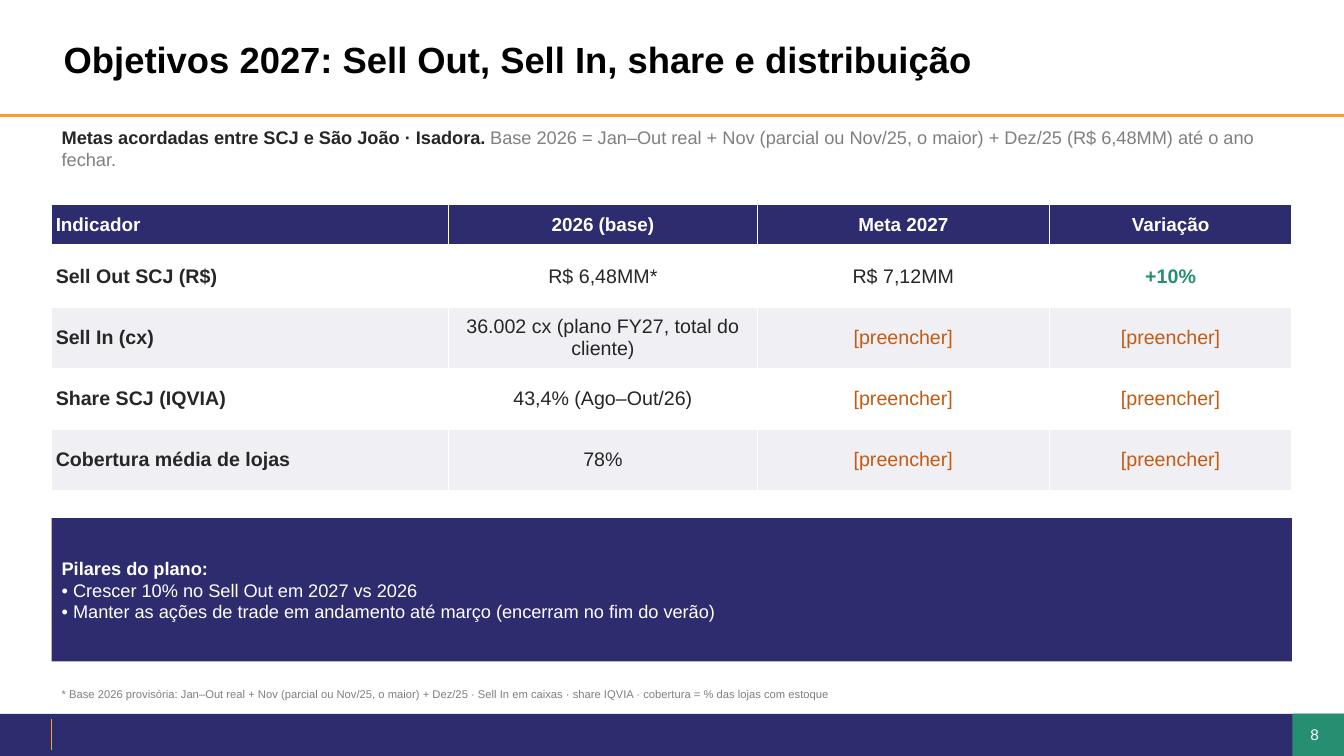
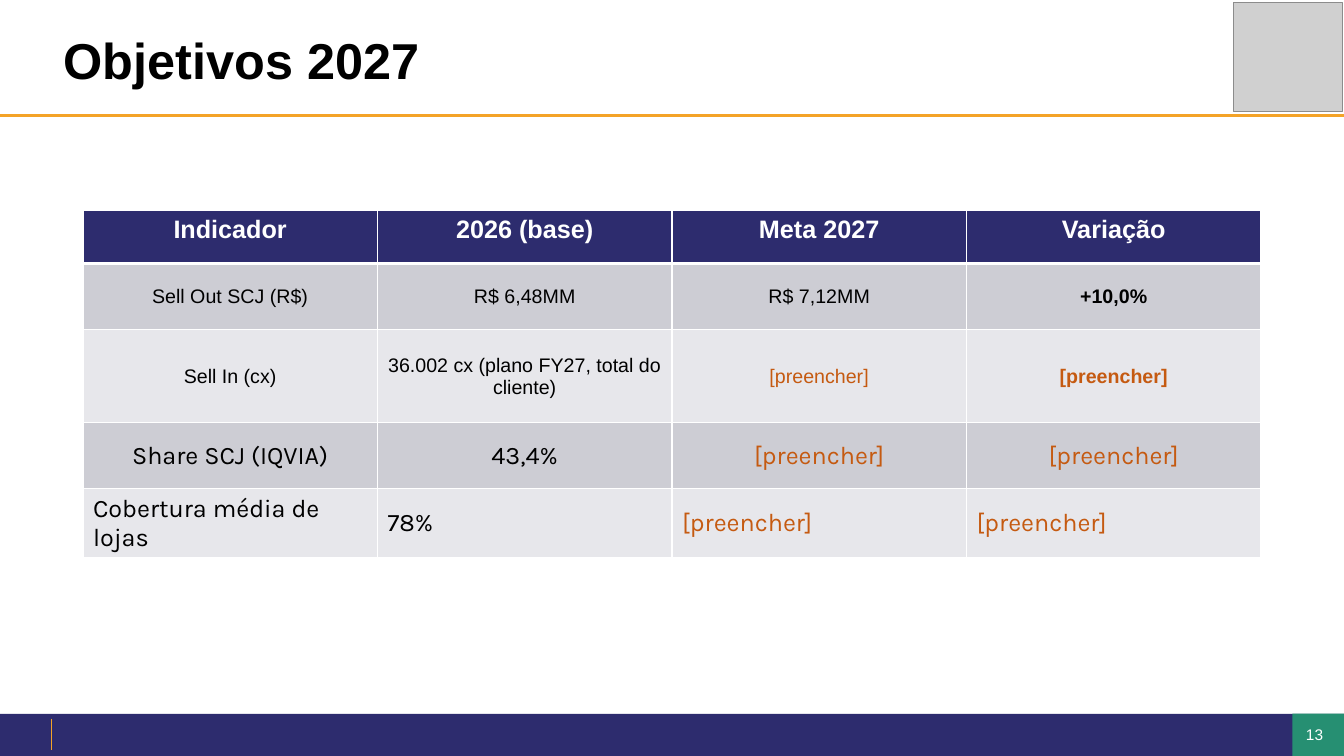
Before and after one commit to giovanoanjos27-del/Dashboard-Farma-sul, a slide deck: slide 13 of jbp/JBP2027_SaoJoao_Isadora.pptx (slide 8 before the commit). Drawn at 1344x756 pixels with LibreOffice and Linux fonts; fonts in the diff are those of the drawing; grey boxes stand for pictures; background and template pictures are left out. Boxes give left, top, right and bottom in pixels: in the first picture for what was removed or moved away, otherwise in the second. Text is boxed around its words. In the diff, an @@ line names an element or a change of style, - is before the commit and + after.

```diff
--- a/jbp/JBP2027_SaoJoao_Isadora.pptx
+++ b/jbp/JBP2027_SaoJoao_Isadora.pptx
@@ rectangle added at (1177,11,1324,104), fill #FFFFFF @@
@@ picture added at (1234,3,1343,112) @@
@@ title at (64,42,419,89): text changed; size 26 to 36 pt @@
-Objetivos 2027: Sell Out, Sell In, share e distribuição
+Objetivos 2027
@@ text removed at (62,130,1253,166) @@
-Metas acordadas entre SCJ e São João · Isadora. Base 2026 = Jan–Out real + Nov (parcial ou Nov/25, o maior) + Dez/25 (R$ 6,48MM) até o ano fechar.
@@ table at (83,211,1260,558) @@
-row 2, column 2: R$ 6,48MM*
+row 2, column 2: R$ 6,48MM
-row 2, column 4: +10%
+row 2, column 4: +10,0%
-row 4, column 2: 43,4% (Ago–Out/26)
+row 4, column 2: 43,4%
@@ fill #FFFFFF to #CDCDD5 in 8 cells @@
@@ fill #EFEFF4 to #E8E8EB in 8 cells @@
@@ size 13.5 to 18 pt in "Indicador", "2026 (base)", "Meta 2027", "Variação" @@
@@ text colour #262626 to #000000 in "Sell Out SCJ (R$)", "R$ 7,12MM", "Sell In (cx)", "36.002 cx (plano FY27, total do cliente)" and 3 more places @@
@@ bold off in "Sell Out SCJ (R$)", "Sell In (cx)", "Share SCJ (IQVIA)", "Cobertura média de lojas" @@
@@ bold on in "[preencher]" @@
@@ size 14 to 18 pt, font Arial to Karla in "Share SCJ (IQVIA)", "[preencher]", "[preencher]", "Cobertura média de lojas" and 3 more places @@
@@ alignment left to centre @@
@@ alignment centre to left @@
@@ table: place and size @@
-table at (51,204,1293,490)
+table at (83,211,1260,558)
@@ rectangle removed at (51,518,1292,661) @@
-Pilares do plano:
-• Crescer 10% no Sell Out em 2027 vs 2026
-• Manter as ações de trade em andamento até março (encerram no fim do verão)
@@ text removed at (69,690,828,700) @@
-* Base 2026 provisória: Jan–Out real + Nov (parcial ou Nov/25, o maior) + Dez/25 · Sell In em caixas · share IQVIA · cobertura = % das lojas com estoque
@@ page number at (1293,715,1337,755): text changed @@
-8
+13
@@ page number at (1306,729,1323,740): text changed @@
-8
+13
```
Also in this commit, not shown: 6 other slides changed, 9 slides added, 7 slides removed, 7 other files.
